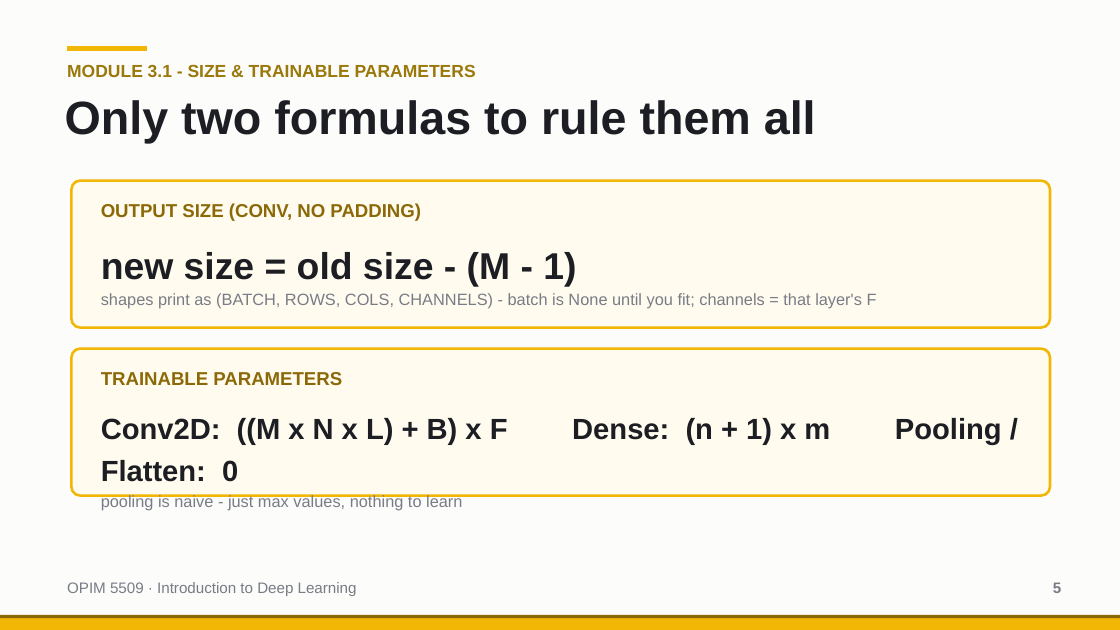
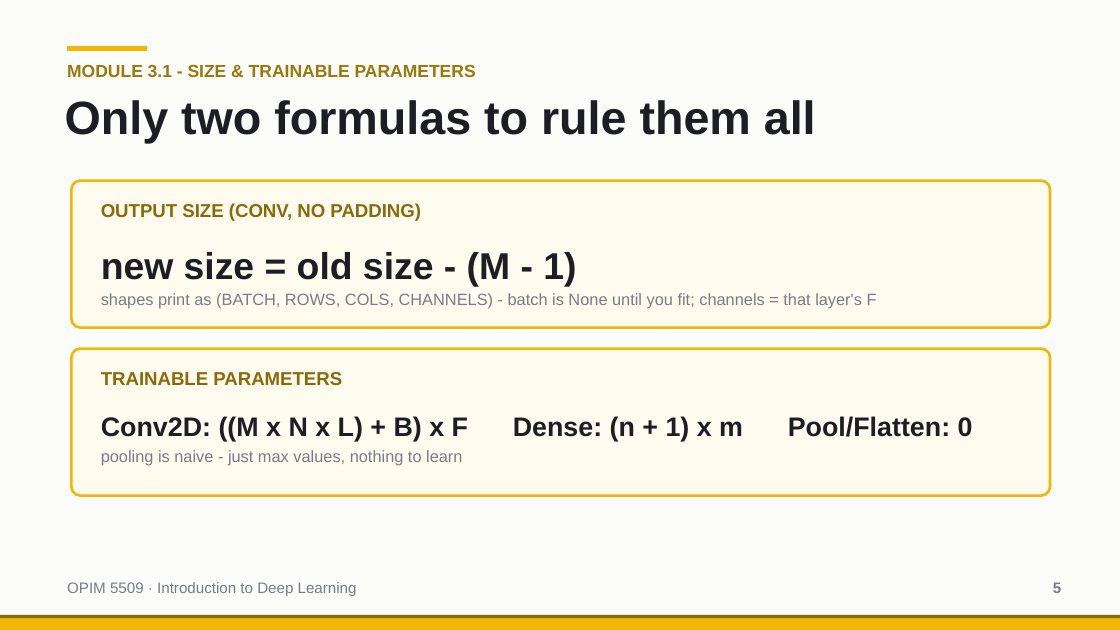
Before and after one commit to drdave-teaching/OPIM5509Files, a slide deck: slide 5 of OPIM5509_Module3_Files/slides/Math for a Simple ConvNet.pptx. Drawn at 1120x630 pixels with LibreOffice and Linux fonts; fonts in the diff are those of the drawing. Boxes give left, top, right and bottom in pixels: in the first picture for what was removed or moved away, otherwise in the second. Text is boxed around its words. In the diff, an @@ line names an element or a change of style, - is before the commit and + after.

```diff
--- a/OPIM5509_Module3_Files/slides/Math for a Simple ConvNet.pptx
+++ b/OPIM5509_Module3_Files/slides/Math for a Simple ConvNet.pptx
@@ text at (101, 416, 973, 441): text changed; size 25 to 23 pt @@
-Conv2D: ((M x N x L) + B) x F Dense: (n + 1) x m Pooling / Flatten: 0
+Conv2D: ((M x N x L) + B) x F Dense: (n + 1) x m Pool/Flatten: 0
```
Also in this commit, not shown: 2 other slides changed, 1 other file.
